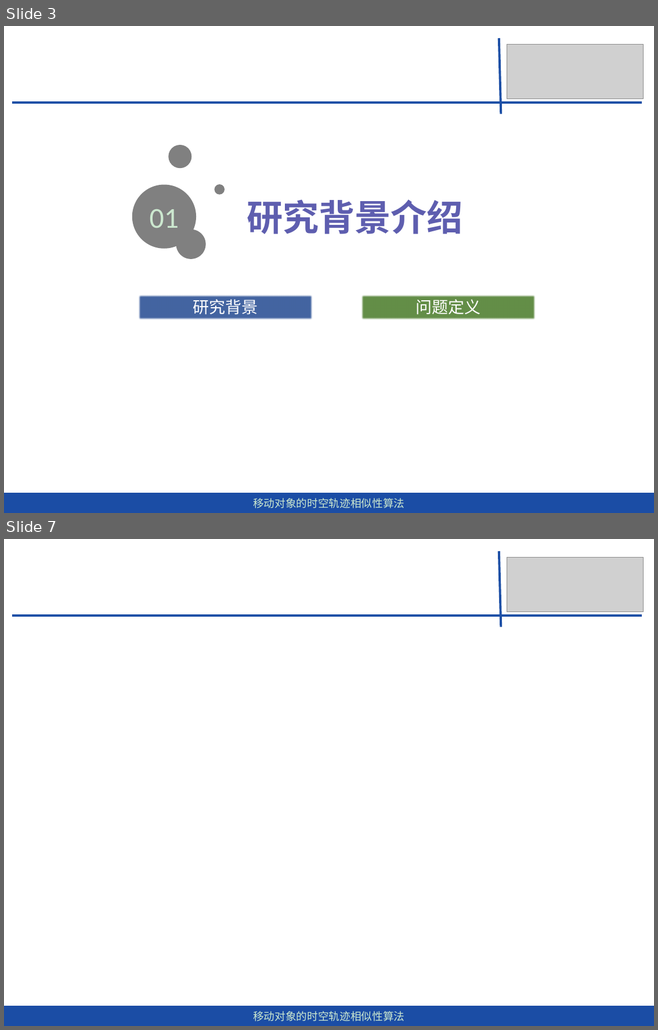
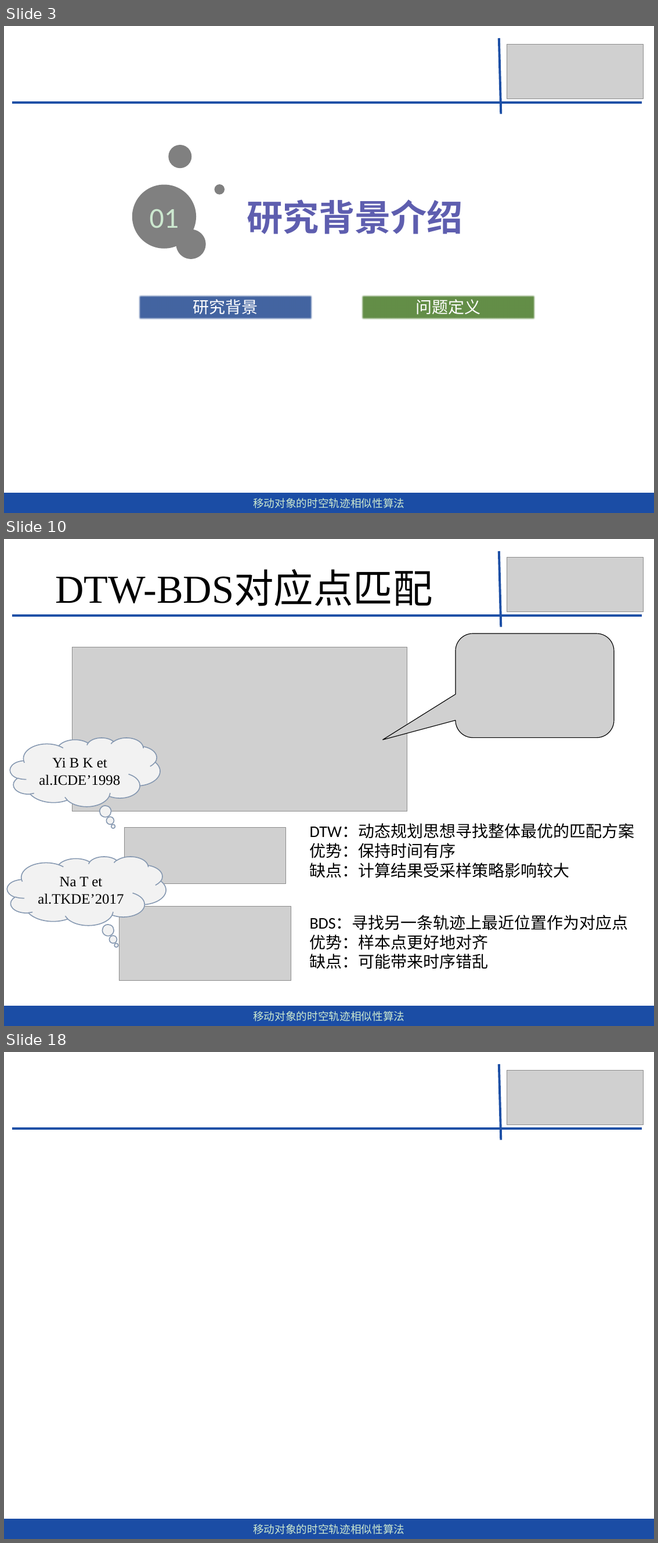
Before and after one commit to dingguangwei/biyelunwen, a slide deck: 答辩——毕设.pptx. Shown one above the other, each under a label of ours: slides 3 and 7 before the commit, slides 3, 10 and 18 after it; the slides between them are not shown. The pictures are 658x1030 and 658x1543 pixels, drawn with LibreOffice and Linux fonts; fonts in the diff are those of the drawing; grey boxes stand for pictures. Boxes give left, top, right and bottom in pixels: in the first picture for what was removed or moved away, otherwise in the second. Text is boxed around its words. In the diff, an @@ line names an element or a change of style, - is before the commit and + after.

```diff
--- a/答辩——毕设.pptx
+++ b/答辩——毕设.pptx
@@ slide 10 added at bbox=[4, 539, 654, 1026], background #CCE8CF @@
@@ line added from (498, 551) to (501, 627), #1E50A6 2.5 pt @@
@@ title added at bbox=[55, 572, 432, 606], 44 pt, text #000000 @@
+DTW-BDS对应点匹配
@@ picture added at bbox=[507, 558, 643, 613] @@
@@ line added from (12, 616) to (641, 616), #1E50A6 2.5 pt @@
@@ picture added at bbox=[455, 634, 614, 738] @@
@@ picture added at bbox=[72, 647, 407, 811] @@
@@ thought cloud added at bbox=[10, 738, 160, 806], fill #BDE1C1, outline #8497B0 1 pt, 16 pt, text #000000 @@
+Yi B K et al.ICDE’1998
@@ picture added at bbox=[124, 827, 285, 884] @@
@@ text added at bbox=[310, 824, 634, 878], 18 pt, text #000000 @@
+DTW：动态规划思想寻找整体最优的匹配方案
+优势：保持时间有序
+缺点：计算结果受采样策略影响较大
@@ thought cloud added at bbox=[7, 857, 166, 925], fill #BDE1C1, outline #8497B0 1 pt, 16 pt, text #000000 @@
+Na T et al.TKDE’2017
@@ picture added at bbox=[119, 907, 291, 981] @@
@@ text added at bbox=[310, 915, 628, 969], 18 pt, text #000000 @@
+BDS：寻找另一条轨迹上最近位置作为对应点
+优势：样本点更好地对齐
+缺点：可能带来时序错乱
@@ rectangle added at bbox=[4, 1006, 654, 1026], fill #1B4DA5, 12 pt, text #CCE8CF @@
+移动对象的时空轨迹相似性算法
@@ what was slide 7 is now slide 18 @@
```
Also in this commit, not shown: 6 slides changed, 7 other slides added, 1 slide removed, 3 other files.
